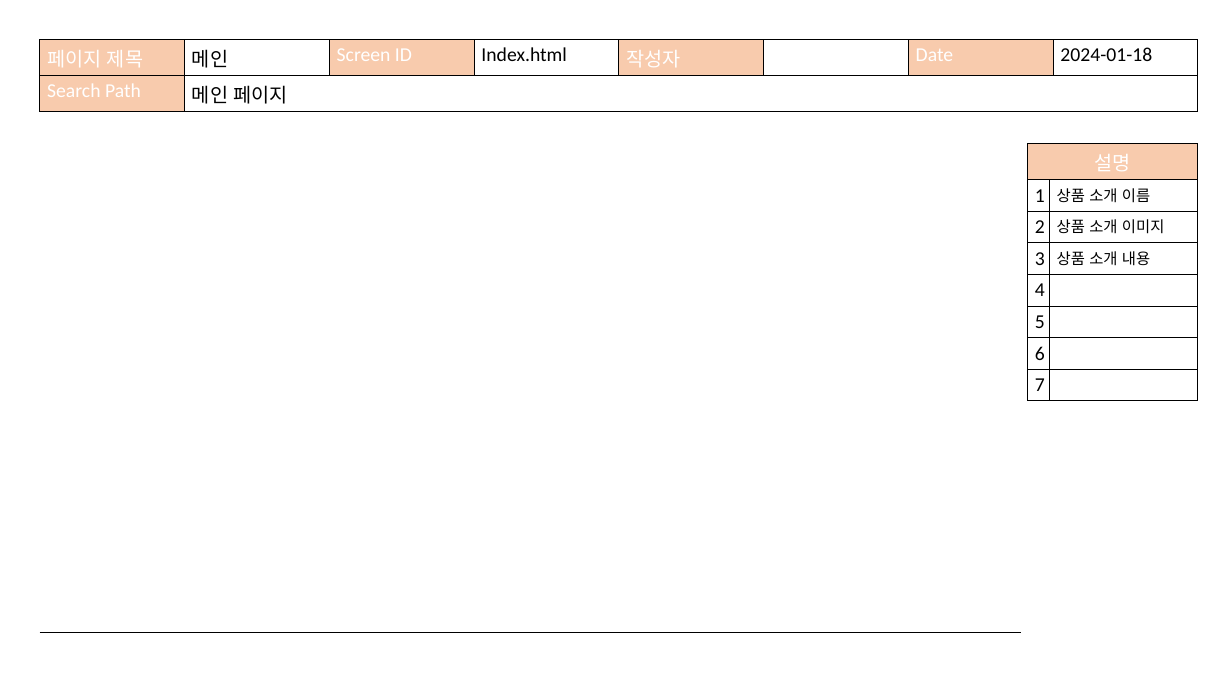
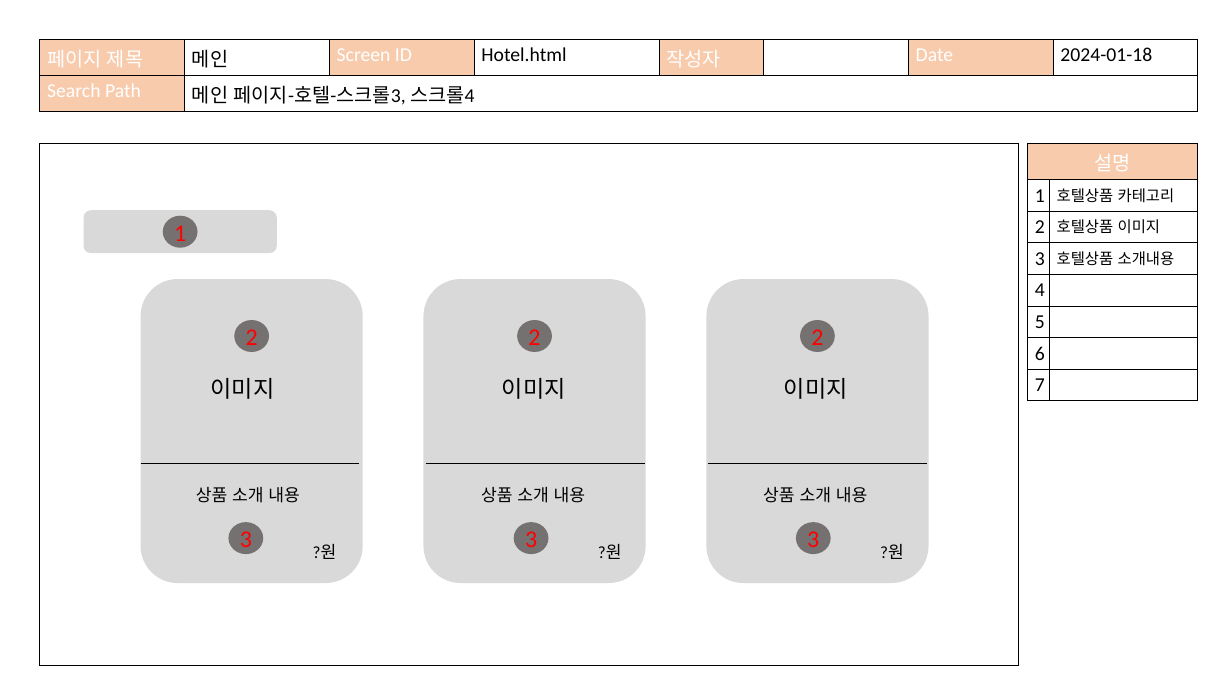
Before and after one commit to kang1211/KangProject, a slide deck: slide 15 of TeamProject/팀프로젝트설계.pptx (slide 5 before the commit). Drawn at 1232x693 pixels with LibreOffice and Linux fonts; fonts in the diff are those of the drawing. Boxes give left, top, right and bottom in pixels: in the first picture for what was removed or moved away, otherwise in the second. Text is boxed around its words. In the diff, an @@ line names an element or a change of style, - is before the commit and + after.

Commit message:
ddd

```diff
--- a/TeamProject/팀프로젝트설계.pptx
+++ b/TeamProject/팀프로젝트설계.pptx
@@ table at <box>39,39,1198,109</box> @@
-row 1, column 4: Index.html
+row 1, column 4: Hotel.html
-row 2, column 2: 메인 페이지
+row 2, column 2: 메인 페이지-호텔-스크롤3, 스크롤4
@@ rectangle added at <box>39,144,1019,666</box>, outline #000000 1 pt @@
@@ table at <box>1027,144,1198,395</box> @@
-row 2, column 2: 상품 소개 이름
+row 2, column 2: 호텔상품 카테고리
-row 3, column 2: 상품 소개 이미지
+row 3, column 2: 호텔상품 이미지
-row 4, column 2: 상품 소개 내용
+row 4, column 2: 호텔상품 소개내용
@@ rounded rectangle added at <box>84,210,277,253</box>, fill #D9D9D9 @@
@@ ellipse added at <box>163,216,198,248</box>, fill #767171, 28 pt, text #FF0000 @@
+1
@@ rounded rectangle added at <box>140,279,363,583</box>, fill #D9D9D9 @@
@@ rounded rectangle added at <box>424,279,646,583</box>, fill #D9D9D9 @@
@@ rounded rectangle added at <box>707,279,929,583</box>, fill #D9D9D9 @@
@@ ellipse added at <box>234,320,269,352</box>, fill #767171, 28 pt, text #FF0000 @@
+2
@@ ellipse added at <box>517,320,553,352</box>, fill #767171, 28 pt, text #FF0000 @@
+2
@@ ellipse added at <box>800,320,835,352</box>, fill #767171, 28 pt, text #FF0000 @@
+2
@@ text added at <box>211,378,275,399</box>, 27 pt, text #000000 @@
+이미지
@@ text added at <box>502,378,566,399</box>, 27 pt, text #000000 @@
+이미지
@@ text added at <box>784,378,848,399</box>, 27 pt, text #000000 @@
+이미지
@@ group added at <box>140,463,360,559</box>: 2 texts, 1 ellipse, 1 line @@
+3
+상품 소개 내용
+?원
@@ group added at <box>426,463,645,559</box>: 2 texts, 1 ellipse, 1 line @@
+3
+상품 소개 내용
+?원
@@ group added at <box>708,463,927,559</box>: 2 texts, 1 ellipse, 1 line @@
+3
+상품 소개 내용
+?원
@@ line removed from (39, 632) to (1021, 632) @@
```
Also in this commit, not shown: 3 other slides changed, 11 slides added.
